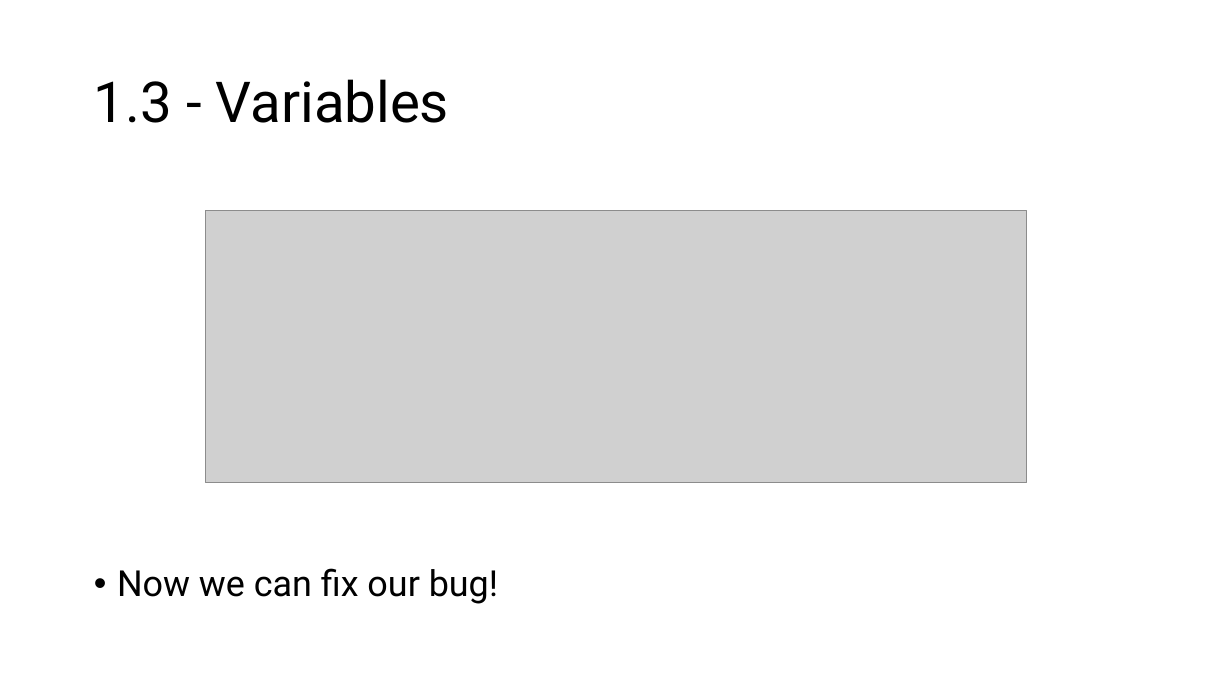
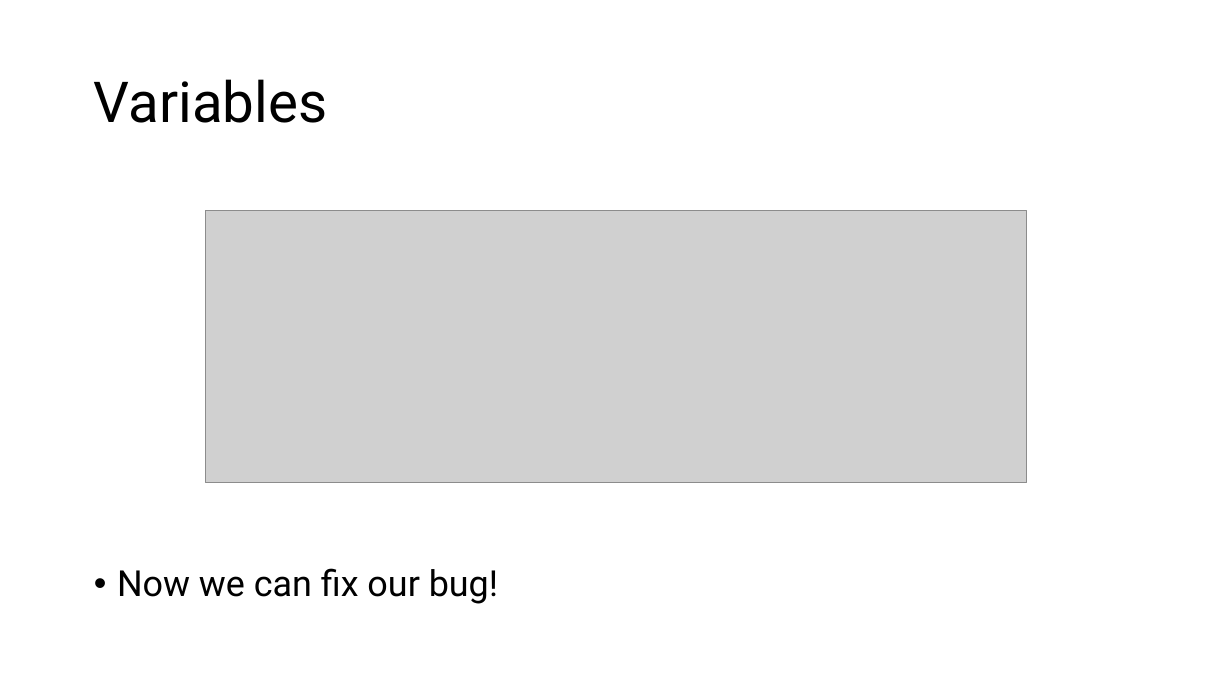
Before and after one commit to Pitt-IshiharaLab/CompBioHA_IntroProgramming2024, a slide deck: slide 7 of IntroProg_1+2.pptx (slide 8 before the commit). Drawn at 1232x693 pixels with LibreOffice and Linux fonts; fonts in the diff are those of the drawing; grey boxes stand for pictures. Boxes give left, top, right and bottom in pixels: in the first picture for what was removed or moved away, otherwise in the second. Text is boxed around its words. In the diff, an @@ line names an element or a change of style, - is before the commit and + after.

```diff
--- a/IntroProg_1+2.pptx
+++ b/IntroProg_1+2.pptx
@@ title at [94, 79, 327, 123]: text changed @@
-1.3 - Variables
+Variables
```
Also in this commit, not shown: 10 other slides changed, 1 slide removed, 6 other files.
